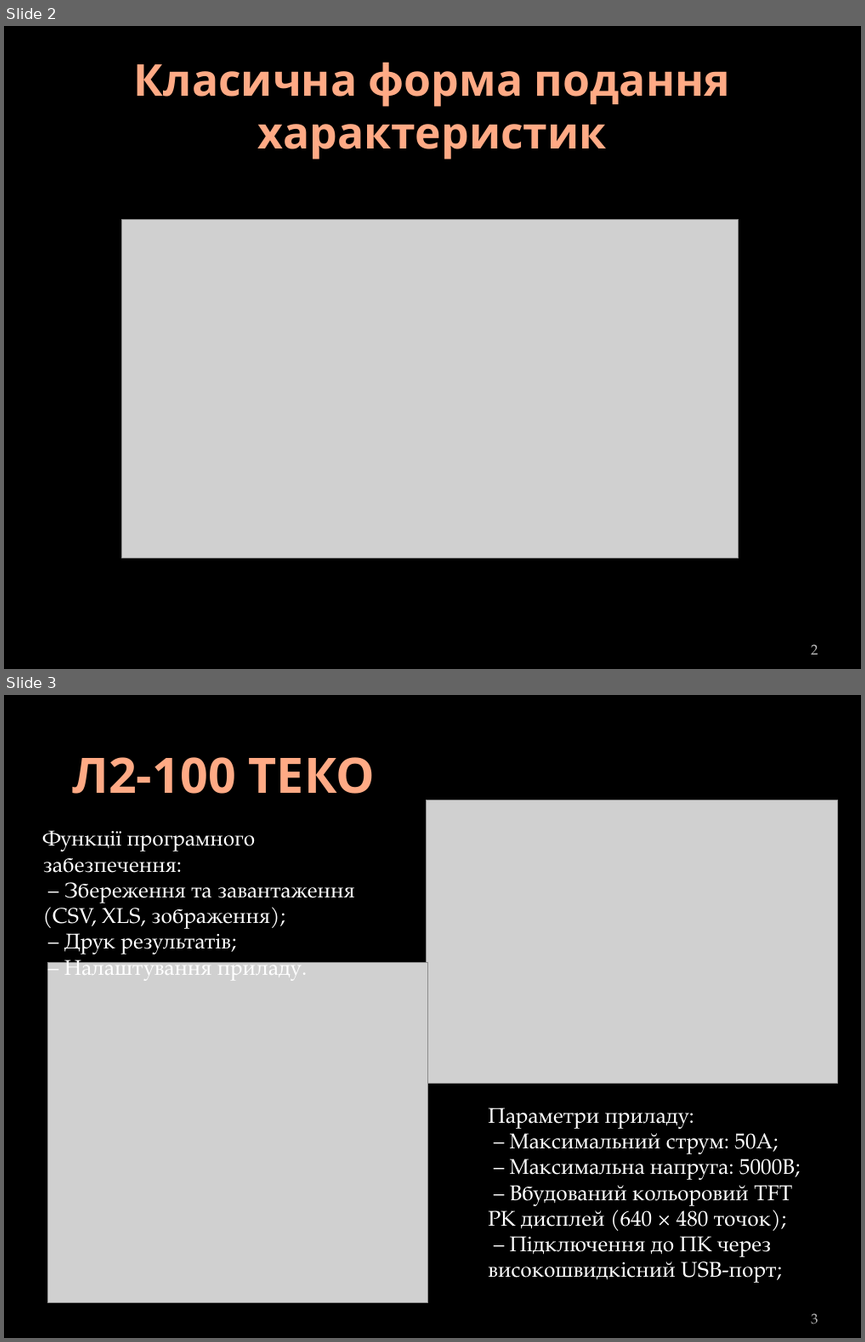
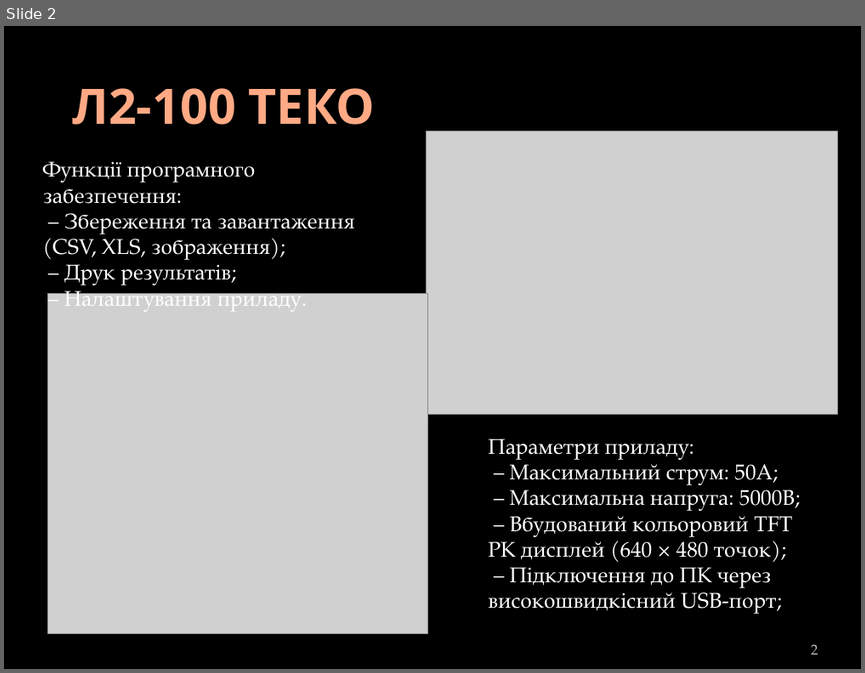
Before and after one commit to DoctorScrept/Temp, a slide deck: Report/DiplomReport.pptx. Shown one above the other, each under a label of ours: slides 2 and 3 before the commit, slide 2 after it. The pictures are 865x1342 and 865x673 pixels, drawn with LibreOffice and Linux fonts; fonts in the diff are those of the drawing; grey boxes stand for pictures; background and template pictures are left out. Boxes give left, top, right and bottom in pixels: in the first picture for what was removed or moved away, otherwise in the second. Text is boxed around its words. In the diff, an @@ line names an element or a change of style, - is before the commit and + after.

```diff
--- a/Report/DiplomReport.pptx
+++ b/Report/DiplomReport.pptx
@@ slide 2 removed at bbox=[4, 26, 861, 669], background picture (left out) @@
@@ title removed at bbox=[134, 62, 730, 159] @@
-Класична форма подання характеристик
@@ picture removed at bbox=[122, 219, 738, 558] @@
@@ page number removed at bbox=[811, 644, 817, 654] @@
-2
@@ what was slide 3 is now slide 2 @@
@@ page number at bbox=[811, 644, 817, 654]: text changed @@
-3
+2
```
Also in this commit, not shown: 1 slide changed, 2 other files.
